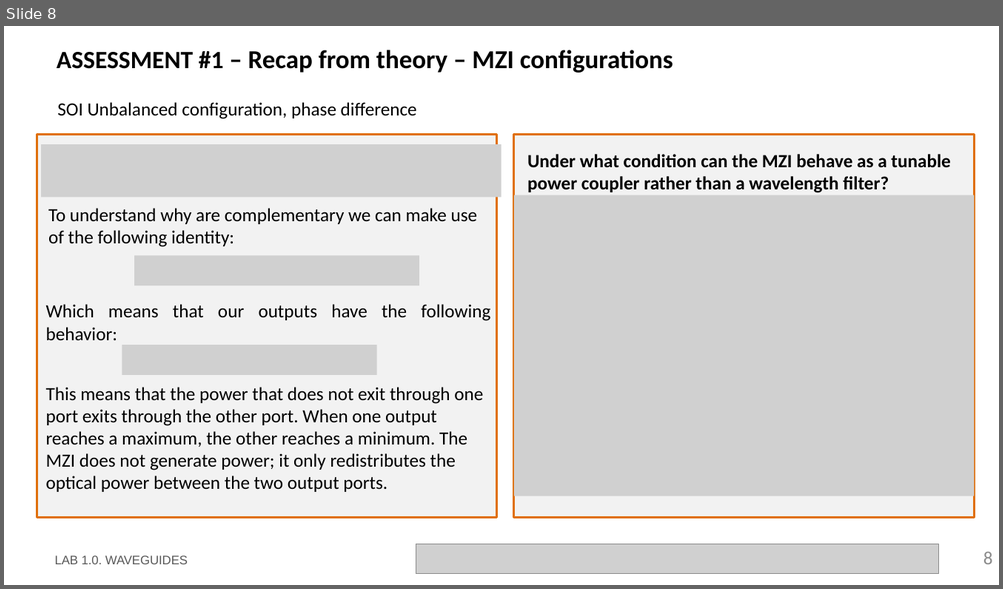
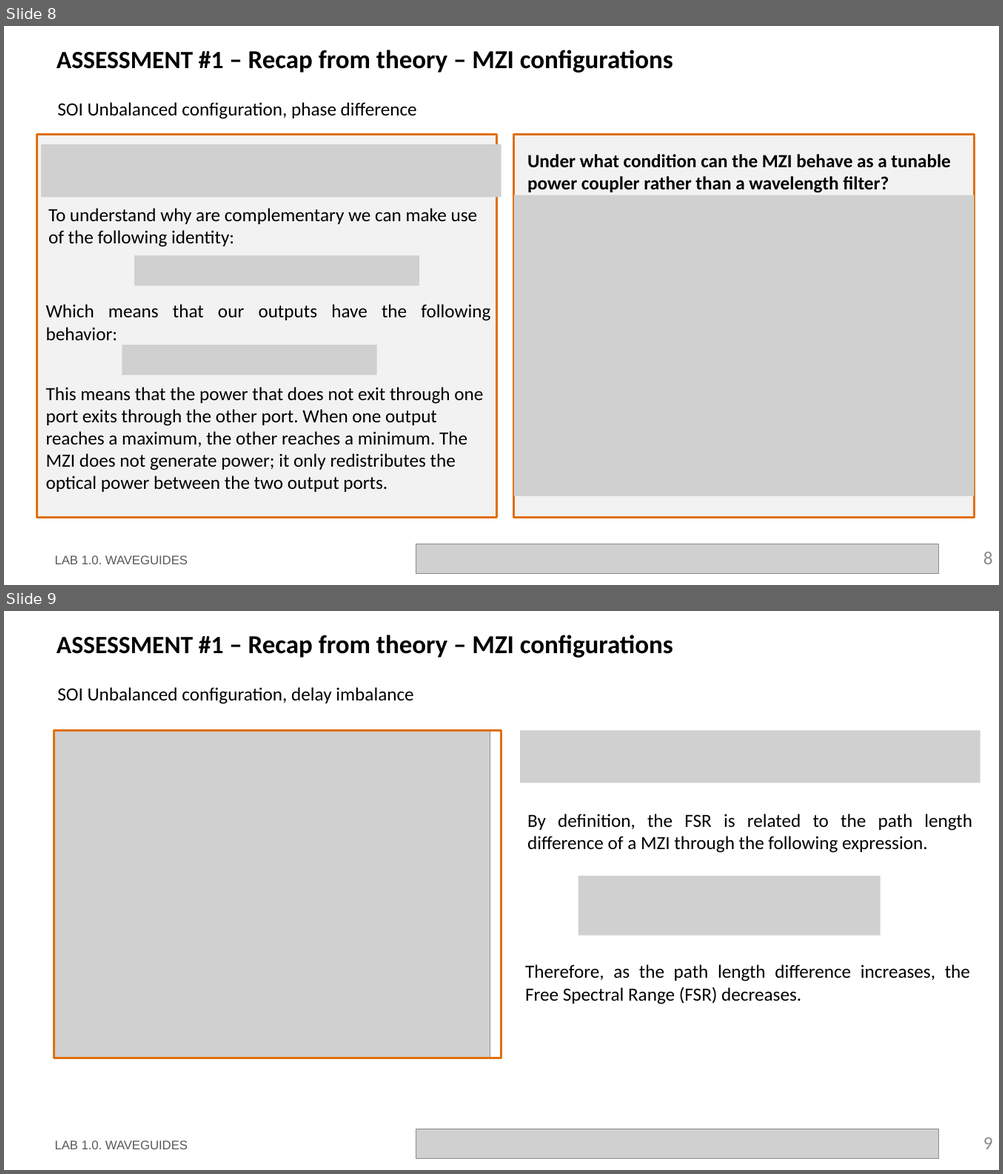
Before and after one commit to niospinamev2/pic-upv-lab3, a slide deck: LabBook_3.pptx. Shown one above the other, each under a label of ours: slide 8 before the commit, slides 8 and 9 after it. The pictures are 1003x589 and 1003x1174 pixels, drawn with LibreOffice and Linux fonts; fonts in the diff are those of the drawing; grey boxes stand for pictures; background and template pictures are left out. Boxes give left, top, right and bottom in pixels: in the first picture for what was removed or moved away, otherwise in the second. Text is boxed around its words. In the diff, an @@ line names an element or a change of style, - is before the commit and + after.

```diff
--- a/LabBook_3.pptx
+++ b/LabBook_3.pptx
@@ slide 9 added at (x1=4, y1=611, x2=999, y2=1170), background #FFFFFF @@
@@ title added at (x1=57, y1=635, x2=673, y2=658), 25 pt, text #000000, bold @@
+ASSESSMENT #1 – Recap from theory – MZI configurations
@@ text added at (x1=57, y1=687, x2=413, y2=704), 18 pt, text #000000 @@
+SOI Unbalanced configuration, delay imbalance
@@ picture added at (x1=54, y1=730, x2=490, y2=1059) @@
@@ rectangle added at (x1=54, y1=730, x2=502, y2=1059), outline #E0700D 2.25 pt @@
@@ picture added at (x1=521, y1=730, x2=981, y2=783) @@
@@ text added at (x1=527, y1=814, x2=972, y2=853), 18 pt, text #000000 @@
+By definition, the FSR is related to the path length difference of a MZI through the following expression.
@@ picture added at (x1=578, y1=876, x2=880, y2=936) @@
@@ text added at (x1=525, y1=965, x2=970, y2=1005), 18 pt, text #000000 @@
+Therefore, as the path length difference increases, the Free Spectral Range (FSR) decreases.
@@ text added at (x1=55, y1=1141, x2=188, y2=1150), 12 pt, text #585858 @@
+LAB 1.0. WAVEGUIDES
@@ picture added at (x1=416, y1=1130, x2=939, y2=1159) @@
@@ page number added at (x1=983, y1=1138, x2=993, y2=1150), 18 pt, text #8C8C8C @@
+9
```
Also in this commit, not shown: 1 other slide added, 2 other files.
